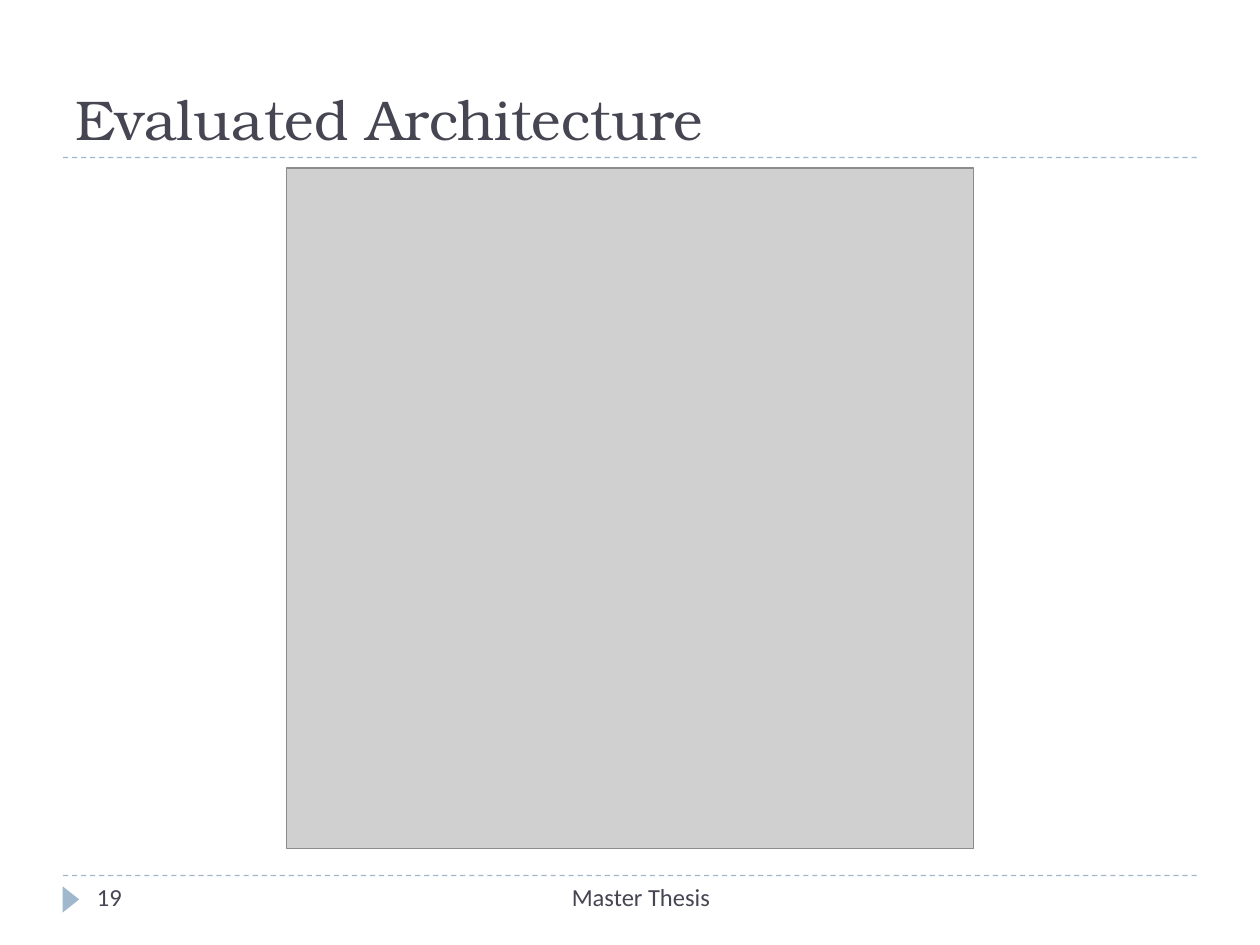
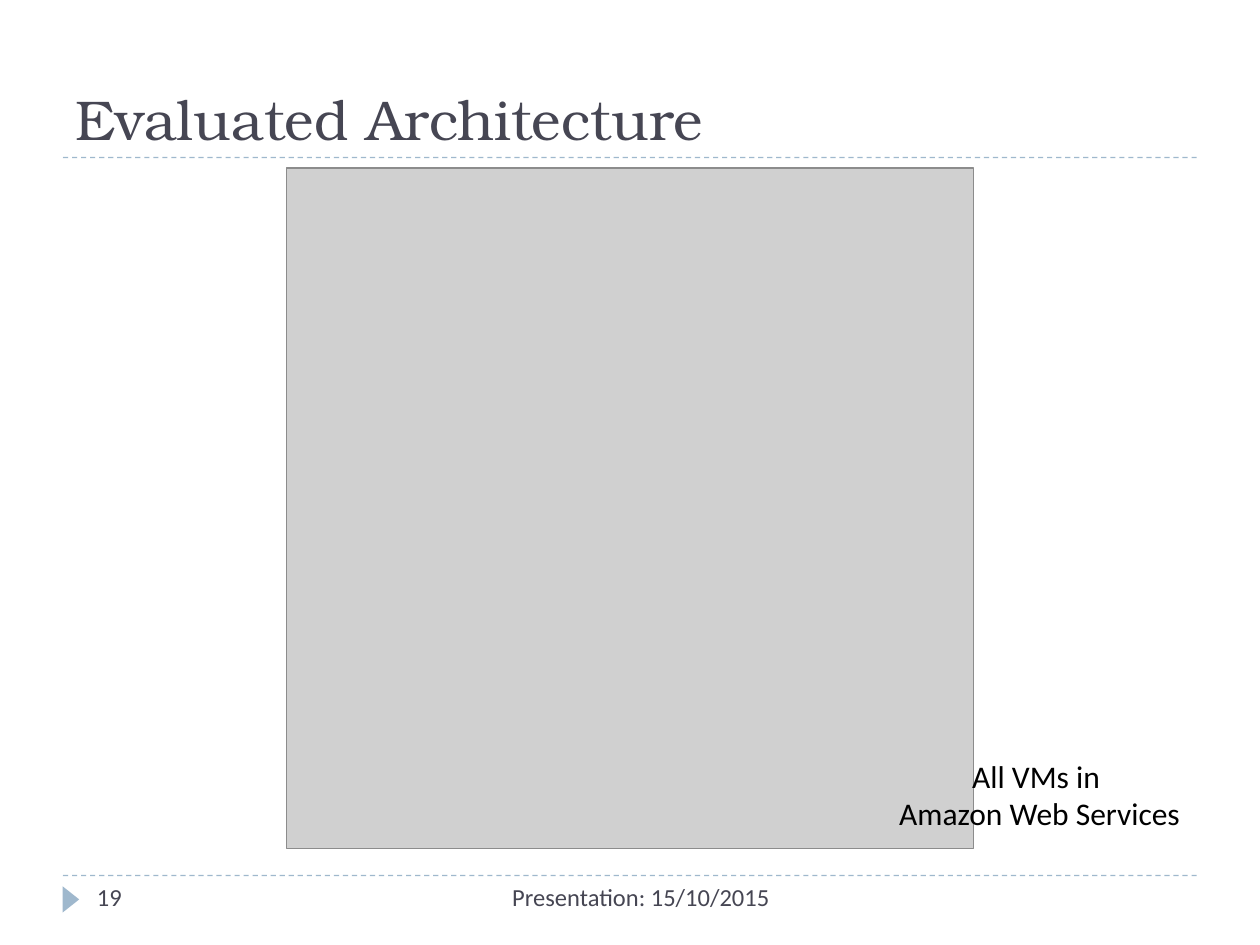
Before and after one commit to Christos-Papoulas/master_thesis, a slide deck: slide 19 of presentation/presentation.pptx. Drawn at 1260x945 pixels with LibreOffice and Linux fonts; fonts in the diff are those of the drawing; grey boxes stand for pictures. Boxes give left, top, right and bottom in pixels: in the first picture for what was removed or moved away, otherwise in the second. Text is boxed around its words. In the diff, an @@ line names an element or a change of style, - is before the commit and + after.

```diff
--- a/presentation/presentation.pptx
+++ b/presentation/presentation.pptx
@@ text added at bbox=[899, 761, 1180, 833], 18 pt, text #000000 @@
+All VMs in
+Amazon Web Services
@@ text at bbox=[512, 889, 769, 907]: text changed @@
-Master Thesis
+Presentation: 15/10/2015
```
Also in this commit, not shown: 25 other slides changed, 1 other file.
